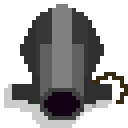
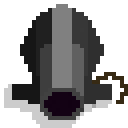
Layer changes from the first w=128, h=128 image to the second:
painted on "Layer 1" over [12,8,84,104]
